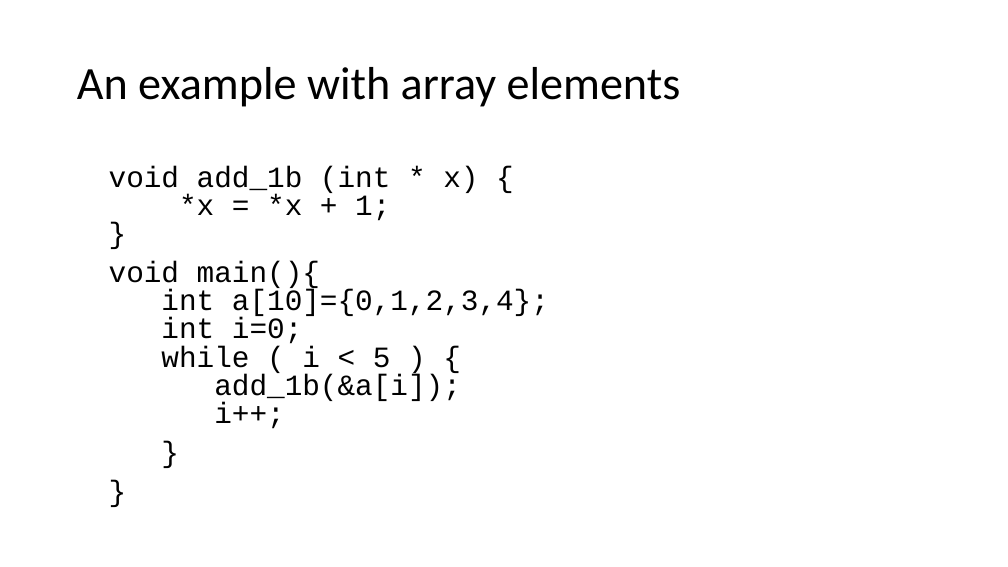
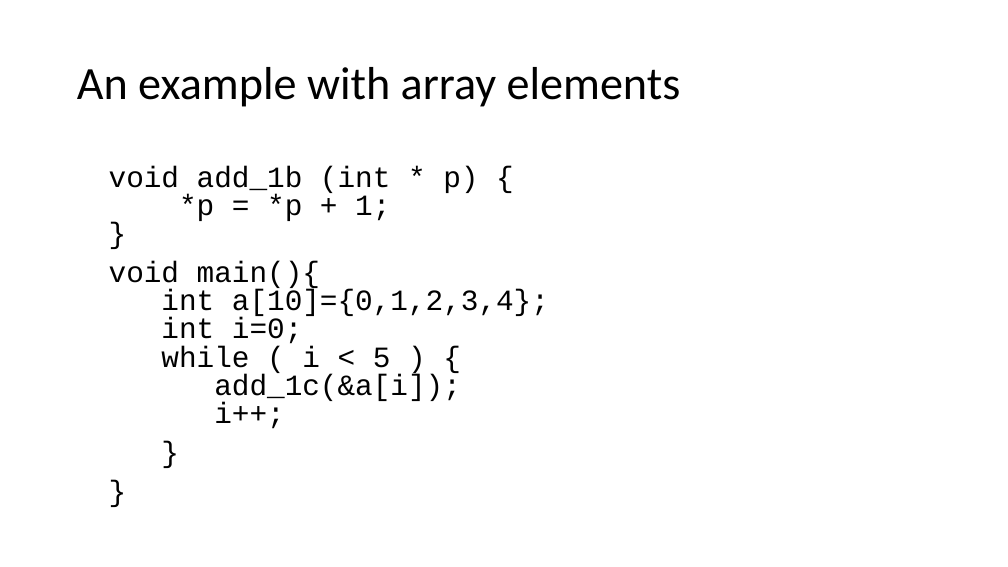
Before and after one commit to rbadrinath/FCP, a slide deck: slide 7 of slides/08-Pointers.pptx. Drawn at 1008x567 pixels with LibreOffice and Linux fonts; fonts in the diff are those of the drawing. Boxes give left, top, right and bottom in pixels: in the first picture for what was removed or moved away, otherwise in the second. Text is boxed around its words. In the diff, an @@ line names an element or a change of style, - is before the commit and + after.

```diff
--- a/slides/08-Pointers.pptx
+++ b/slides/08-Pointers.pptx
@@ text at <box>109,166,549,429</box>: text changed @@
-void add_1b (int * x) {
-*x = *x + 1;
-}
-void main(){
-int a[10]={0,1,2,3,4};
-int i=0;
-while ( i < 5 ) {
-add_1b(&a[i]);
-i++;
+void add_1b (int * p) {
+*p = *p + 1;
+}
+void main(){
+int a[10]={0,1,2,3,4};
+int i=0;
+while ( i < 5 ) {
+add_1c(&a[i]);
+i++;
```
Also in this commit, not shown: 4 other slides changed, 8 other files.
